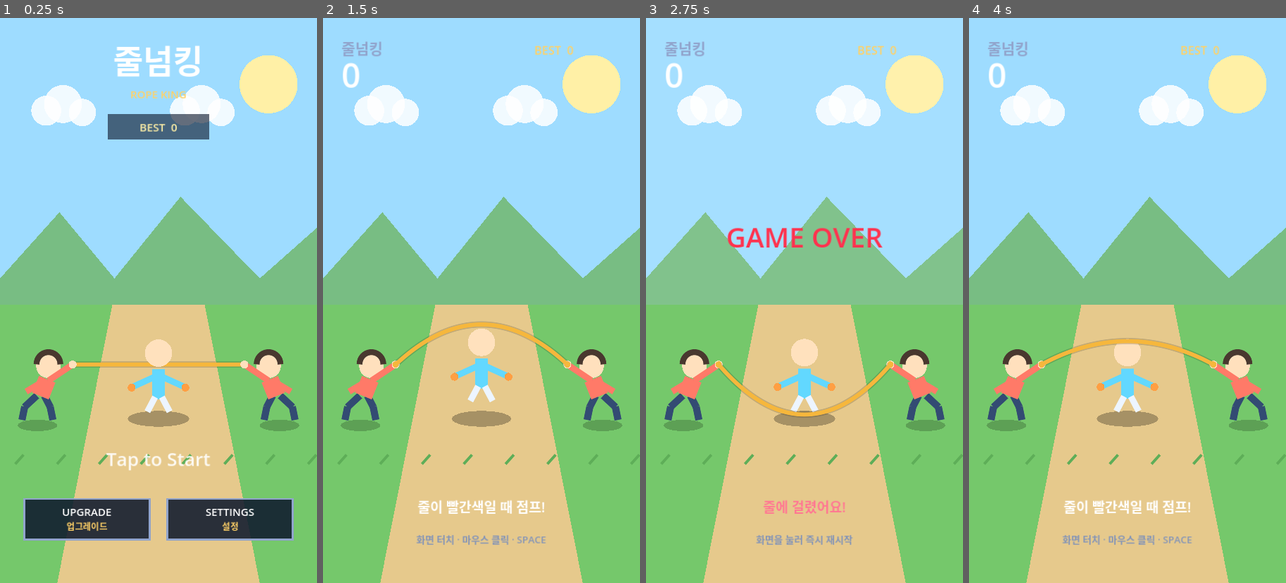
Above: before the commit, frames 1-4 (left to right).
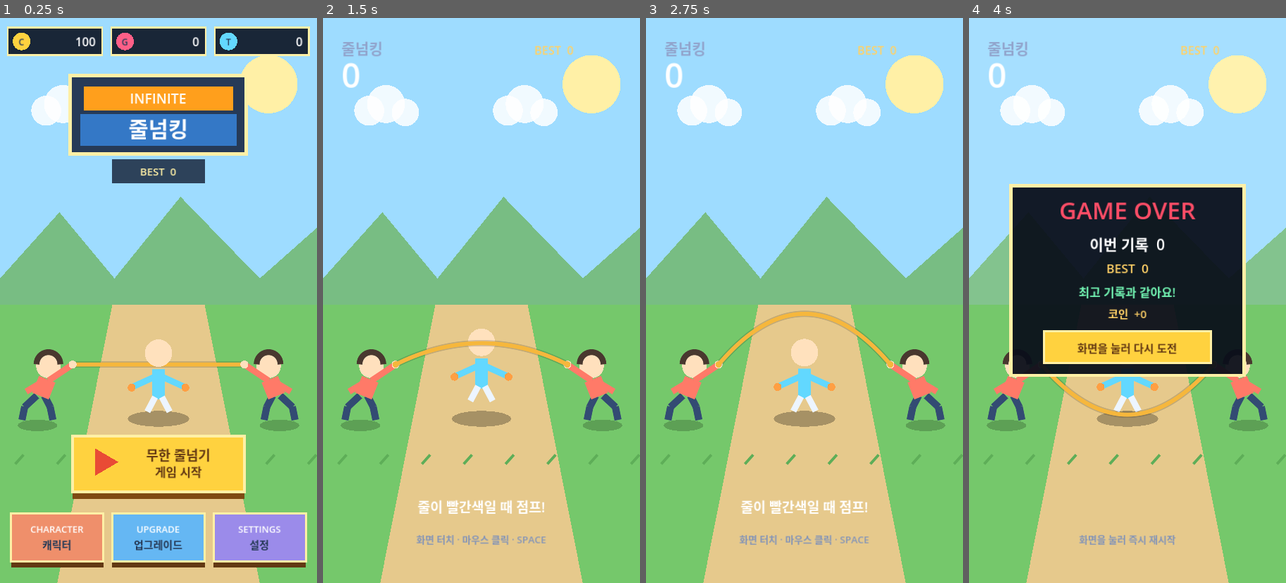
Above: after the commit, the same moments.

Repository: eunchan4490-star/Rope-King
Game: Godot game, scene res://main.tscn
The game is run twice, just before and just after one commit, with the same random seed, the same clock (stepped at 60 frames per second) and the same inputs.
Inputs (mouse positions are in pixels of both pictures, inside the frame that each line leads up to):
- Up to frame 1 (0.25 s): no input
- Up to frame 2 (1.5 s): tap Enter at 0.5 s; move the mouse to (551, 272) at 0.52 s; hold Space (jump) 0.53-1.28 s; click (551, 272) at 0.67 s; move the mouse to (418, 328) at 1.27 s; tap Space (jump) at 1.35 s; click (418, 328) at 1.42 s
- Up to frame 3 (2.75 s): tap Space (jump) at 1.52, 1.82 s; move the mouse to (836, 176) at 2.02 s; hold Space (jump) from 2.03 s (still down); click (836, 176) at 2.17 s
- Up to frame 4 (4 s): move the mouse to (1111, 413) at 2.77 s; release Space (jump) at 2.78 s; tap Space (jump) at 2.85, 3.02, 3.32 s; click (1111, 413) at 2.92 s; move the mouse to (1222, 385) at 3.52 s; hold Space (jump) from 3.53 s (still down); click (1222, 385) at 3.67 s

The runs differ from the first frame. In frame 1, 32% of the frame differs, in the area x 2-98%, y 1-98%; in frame 2, 1.2%; in frame 3, 3.2%; in frame 4, 27%.

Commit message:
feat: add progression feedback and persistent balance

Diff:
--- /dev/null
+++ b/resources/balance/default_balance.tres
@@ -0,0 +1,18 @@
+[gd_resource type="Resource" script_class="RopeGameBalance" load_steps=2 format=3]
+
+[ext_resource type="Script" path="res://scripts/game_balance.gd" id="1_balance"]
+
+[resource]
+script = ExtResource("1_balance")
+base_rope_speed = 2.85
+speed_gain_per_score = 0.11
+jump_cue_seconds = 0.34
+required_jump_height = 36.0
+challenge_start_score = 10
+offbeat_behind_multiplier = 0.58
+offbeat_front_multiplier = 1.18
+burst_far_multiplier = 0.72
+burst_near_multiplier = 1.48
+burst_extra_distance = 0.75
+wave_min_multiplier = 0.78
+wave_range = 0.42
--- /dev/null
+++ b/scripts/feedback_manager.gd
@@ -0,0 +1,55 @@
+class_name RopeFeedbackManager
+extends Node
+
+const SAMPLE_RATE := 22050
+
+var sound_enabled := true
+var vibration_enabled := true
+var _player: AudioStreamPlayer
+
+
+func _ready() -> void:
+	_player = AudioStreamPlayer.new()
+	_player.name = "FeedbackAudio"
+	add_child(_player)
+
+
+func play_success(combo: int) -> void:
+	if sound_enabled:
+		var pitch_step := mini(combo, 12) * 18.0
+		_play_tone(620.0 + pitch_step, 0.075, 0.28)
+	if vibration_enabled:
+		Input.vibrate_handheld(18, 0.35)
+
+
+func play_failure() -> void:
+	if sound_enabled:
+		_play_tone(145.0, 0.22, 0.38)
+	if vibration_enabled:
+		Input.vibrate_handheld(110, 0.85)
+
+
+func play_start() -> void:
+	if sound_enabled:
+		_play_tone(440.0, 0.065, 0.22)
+
+
+func _play_tone(frequency: float, duration: float, volume: float) -> void:
+	if _player == null:
+		return
+	var sample_count := maxi(1, int(SAMPLE_RATE * duration))
+	var pcm := PackedByteArray()
+	pcm.resize(sample_count * 2)
+	for i in range(sample_count):
+		var progress := float(i) / float(sample_count)
+		var envelope := minf(progress * 12.0, 1.0) * (1.0 - progress)
+		var wave := sin(TAU * frequency * float(i) / float(SAMPLE_RATE))
+		var sample := int(clampf(wave * envelope * volume, -1.0, 1.0) * 32767.0)
+		pcm.encode_s16(i * 2, sample)
+	var stream := AudioStreamWAV.new()
+	stream.format = AudioStreamWAV.FORMAT_16_BITS
+	stream.mix_rate = SAMPLE_RATE
+	stream.stereo = false
+	stream.data = pcm
+	_player.stream = stream
+	_player.play()
--- /dev/null
+++ b/scripts/game_balance.gd
@@ -0,0 +1,22 @@
+class_name RopeGameBalance
+extends Resource
+
+@export_group("Core Timing")
+@export var base_rope_speed := 2.85
+@export var speed_gain_per_score := 0.11
+@export var jump_cue_seconds := 0.34
+@export var required_jump_height := 36.0
+@export var challenge_start_score := 10
+
+@export_group("Pattern Multipliers")
+@export var offbeat_behind_multiplier := 0.58
+@export var offbeat_front_multiplier := 1.18
+@export var burst_far_multiplier := 0.72
+@export var burst_near_multiplier := 1.48
+@export var burst_extra_distance := 0.75
+@export var wave_min_multiplier := 0.78
+@export var wave_range := 0.42
+
+
+func speed_for_score(score: int) -> float:
+	return base_rope_speed + float(maxi(score, 0)) * speed_gain_per_score
--- a/scripts/main.gd
+++ b/scripts/main.gd
@@ -9,27 +9,25 @@
 const LEFT_HAND := Vector2(165.0, 785.0)
 const RIGHT_HAND := Vector2(555.0, 785.0)
 const ROPE_SWING_RADIUS := 115.0
-const BASE_ROPE_SPEED := 2.35
-const MAX_ROPE_SPEED := 4.8
-const SPEED_GAIN_PER_SCORE := 0.075
 const ROPE_CROSSING_ANGLE := 1.38
-const JUMP_CUE_SECONDS := 0.34
-const REQUIRED_JUMP_HEIGHT := 36.0
-const CHALLENGE_START_SCORE := 10
-const MAX_PATTERN_SPEED := 6.2
 const DEFAULT_PLAYER_SPRITE_PATH := "res://assets/player/player.png"
-const UPGRADE_BUTTON_RECT := Rect2(55.0, 1090.0, 285.0, 92.0)
-const SETTINGS_BUTTON_RECT := Rect2(380.0, 1090.0, 285.0, 92.0)
+const DEFAULT_BALANCE := preload("res://resources/balance/default_balance.tres")
+const START_BUTTON_RECT := Rect2(165.0, 955.0, 390.0, 135.0)
+const CHARACTER_BUTTON_RECT := Rect2(25.0, 1130.0, 210.0, 115.0)
+const UPGRADE_BUTTON_RECT := Rect2(255.0, 1130.0, 210.0, 115.0)
+const SETTINGS_BUTTON_RECT := Rect2(485.0, 1130.0, 210.0, 115.0)
 
 @export_group("Player Sprite")
 @export var player_sprite: Texture2D
 @export var player_sprite_max_size := Vector2(160.0, 190.0)
 @export var player_sprite_ground_offset := Vector2.ZERO
+@export_group("Game Balance")
+@export var balance: RopeGameBalance = DEFAULT_BALANCE
 
 var score := 0
 var best_score := 0
 var rope_angle := PI
-var rope_speed := BASE_ROPE_SPEED
+var rope_speed := 0.0
 var jump_height := 0.0
 var jump_velocity := 0.0
 var is_jumping := false
@@ -41,9 +39,25 @@
 var message := "화면을 눌러 시작"
 var message_color := Color.WHITE
 var menu_notice := ""
+var coins := 100
+var gems := 0
+var tickets := 0
+var run_start_best := 0
+var new_best_this_run := false
+var feedback: RopeFeedbackManager
+var save_manager: RopeSaveManager
+var run_coins_earned := 0
+var total_runs := 0
+var total_success := 0
 
 
 func _ready() -> void:
+	feedback = RopeFeedbackManager.new()
+	add_child(feedback)
+	save_manager = RopeSaveManager.new()
+	add_child(save_manager)
+	_load_saved_progress()
+	rope_speed = balance.base_rope_speed
 	if player_sprite == null and ResourceLoader.exists(DEFAULT_PLAYER_SPRITE_PATH):
 		player_sprite = load(DEFAULT_PLAYER_SPRITE_PATH) as Texture2D
 	get_viewport().size_changed.connect(queue_redraw)
@@ -80,6 +94,10 @@
 	if pressed:
 		if game_state == GameState.TITLE and pointer_position.x >= 0.0:
 			var design_position := _screen_to_design(pointer_position)
+			if CHARACTER_BUTTON_RECT.has_point(design_position):
+				menu_notice = "캐릭터 메뉴 준비 중"
+				get_viewport().set_input_as_handled()
+				return
 			if UPGRADE_BUTTON_RECT.has_point(design_position):
 				menu_notice = "업그레이드 메뉴 준비 중"
 				get_viewport().set_input_as_handled()
@@ -113,27 +131,39 @@
 
 func _resolve_rope_crossing() -> void:
 	# Success is decided when the visible rope actually reaches the player's feet.
-	if jump_started_in_cue and is_jumping and jump_height <= -REQUIRED_JUMP_HEIGHT:
+	if jump_started_in_cue and is_jumping and jump_height <= -balance.required_jump_height:
 		score += 1
-		best_score = maxi(best_score, score)
-		rope_speed = minf(BASE_ROPE_SPEED + score * SPEED_GAIN_PER_SCORE, MAX_ROPE_SPEED)
+		if score > best_score:
+			best_score = score
+			new_best_this_run = true
+		rope_speed = balance.speed_for_score(score)
+		total_success += 1
 		_update_challenge_pattern()
 		message = "좋아요!  +1"
 		message_color = Color("73f7b4")
 		flash_time = 0.22
 		jump_started_in_cue = false
+		feedback.play_success(score)
 	else:
 		game_state = GameState.GAME_OVER
 		accepting_input = true
 		message = "줄에 걸렸어요!"
 		message_color = Color("ff7892")
 		flash_time = 0.5
+		run_coins_earned = score + (5 if new_best_this_run else 0)
+		coins += run_coins_earned
+		total_runs += 1
+		_save_progress()
+		feedback.play_failure()
 
 
 func _start_game() -> void:
+	run_start_best = best_score
+	new_best_this_run = false
+	run_coins_earned = 0
 	score = 0
 	rope_angle = PI
-	rope_speed = BASE_ROPE_SPEED
+	rope_speed = balance.base_rope_speed
 	jump_height = 0.0
 	jump_velocity = 0.0
 	is_jumping = false
@@ -144,6 +174,39 @@
 	menu_notice = ""
 	message = "줄이 빨간색일 때 점프!"
 	message_color = Color.WHITE
+	feedback.play_start()
+
+
+func _load_saved_progress() -> void:
+	var data := save_manager.load_game()
+	best_score = int(data.best_score)
+	coins = int(data.coins)
+	gems = int(data.gems)
+	tickets = int(data.tickets)
+	total_runs = int(data.stats.total_runs)
+	total_success = int(data.stats.total_success)
+	feedback.sound_enabled = bool(data.settings.sound)
+	feedback.vibration_enabled = bool(data.settings.vibration)
+
+
+func _save_progress() -> void:
+	save_manager.save_game({
+		"save_version": RopeSaveManager.SAVE_VERSION,
+		"best_score": best_score,
+		"coins": coins,
+		"gems": gems,
+		"tickets": tickets,
+		"selected_character": "default",
+		"owned_characters": ["default"],
+		"settings": {
+			"sound": feedback.sound_enabled,
+			"vibration": feedback.vibration_enabled,
+		},
+		"stats": {
+			"total_runs": total_runs,
+			"total_success": total_success,
+		},
+	})
 
 
 func _draw() -> void:
@@ -217,7 +280,7 @@
 	if game_state != GameState.PLAYING or rope_speed <= 0.0 or _rope_is_behind():
 		return false
 	var seconds_until_crossing := fposmod(ROPE_CROSSING_ANGLE - rope_angle, TAU) / rope_speed
-	return seconds_until_crossing <= JUMP_CUE_SECONDS
+	return seconds_until_crossing <= balance.jump_cue_seconds
 
 
 func _effective_rope_speed() -> float:
@@ -228,21 +291,21 @@
 	var speed_multiplier := 1.0
 	match challenge_pattern:
 		1: # Off-beat: linger behind the player, then catch up in front.
-			speed_multiplier = 0.58 if _rope_is_behind() else 1.18
+			speed_multiplier = balance.offbeat_behind_multiplier if _rope_is_behind() else balance.offbeat_front_multiplier
 		2: # Burst: a slow wind-up followed by a sudden approach.
 			var distance_to_crossing := fposmod(ROPE_CROSSING_ANGLE - rope_angle, TAU)
-			var burst_start_distance := rope_speed * JUMP_CUE_SECONDS + 0.75
-			speed_multiplier = 1.48 if distance_to_crossing < burst_start_distance else 0.72
+			var burst_start_distance := rope_speed * balance.jump_cue_seconds + balance.burst_extra_distance
+			speed_multiplier = balance.burst_near_multiplier if distance_to_crossing < burst_start_distance else balance.burst_far_multiplier
 		3: # Wave: repeatedly changes tempo during one turn.
-			speed_multiplier = 0.78 + 0.42 * (0.5 + 0.5 * sin(rope_angle * 3.0))
-	return minf(rope_speed * speed_multiplier, MAX_PATTERN_SPEED)
+			speed_multiplier = balance.wave_min_multiplier + balance.wave_range * (0.5 + 0.5 * sin(rope_angle * 3.0))
+	return rope_speed * speed_multiplier
 
 
 func _update_challenge_pattern() -> void:
-	if score < CHALLENGE_START_SCORE:
+	if score < balance.challenge_start_score:
 		challenge_pattern = 0
 	else:
-		challenge_pattern = 1 + posmod(score - CHALLENGE_START_SCORE, 3)
+		challenge_pattern = 1 + posmod(score - balance.challenge_start_score, 3)
 
 
 func _angle_crossed(previous_angle: float, current_angle: float, target_angle: float) -> bool:
@@ -325,30 +388,87 @@
 	draw_string(font, Vector2(42, 82), "줄넘킹", HORIZONTAL_ALIGNMENT_LEFT, -1, 34, Color("91a4cc"))
 	draw_string(font, Vector2(42, 158), str(score), HORIZONTAL_ALIGNMENT_LEFT, -1, 76, Color.WHITE)
 	draw_string(font, Vector2(480, 83), "BEST  %d" % best_score, HORIZONTAL_ALIGNMENT_LEFT, -1, 26, Color("ffd166"))
-	draw_string(font, Vector2(0, 1120), message, HORIZONTAL_ALIGNMENT_CENTER, DESIGN_SIZE.x, 31, message_color)
+	if game_state != GameState.GAME_OVER:
+		draw_string(font, Vector2(0, 1120), message, HORIZONTAL_ALIGNMENT_CENTER, DESIGN_SIZE.x, 31, message_color)
 	var control_text := "화면 터치 · 마우스 클릭 · SPACE"
 	if game_state == GameState.GAME_OVER:
 		control_text = "화면을 눌러 즉시 재시작"
 	draw_string(font, Vector2(0, 1190), control_text, HORIZONTAL_ALIGNMENT_CENTER, DESIGN_SIZE.x, 22, Color("8293b7"))
 	if game_state == GameState.GAME_OVER:
-		draw_string(font, Vector2(0, 520), "GAME OVER", HORIZONTAL_ALIGNMENT_CENTER, DESIGN_SIZE.x, 62, Color("ff334f"))
+		_draw_game_over_panel(font)
+
+
+func _draw_game_over_panel(font: Font) -> void:
+	var panel := Rect2(95.0, 380.0, 530.0, 430.0)
+	draw_rect(panel, Color(0.035, 0.055, 0.10, 0.94), true)
+	draw_rect(panel, Color("fff0a6"), false, 7.0)
+	draw_string(font, Vector2(panel.position.x, panel.position.y + 76.0), "GAME OVER", HORIZONTAL_ALIGNMENT_CENTER, panel.size.x, 54, Color("ff4d67"))
+	draw_string(font, Vector2(panel.position.x, panel.position.y + 146.0), "이번 기록  %d" % score, HORIZONTAL_ALIGNMENT_CENTER, panel.size.x, 34, Color.WHITE)
+	draw_string(font, Vector2(panel.position.x, panel.position.y + 198.0), "BEST  %d" % best_score, HORIZONTAL_ALIGNMENT_CENTER, panel.size.x, 28, Color("ffd166"))
+	var record_message := ""
+	if new_best_this_run:
+		record_message = "새 최고 기록!"
+	elif score == run_start_best:
+		record_message = "최고 기록과 같아요!"
+	else:
+		record_message = "최고 기록까지 %d회" % maxi(1, run_start_best - score)
+	draw_string(font, Vector2(panel.position.x, panel.position.y + 252.0), record_message, HORIZONTAL_ALIGNMENT_CENTER, panel.size.x, 27, Color("73f7b4"))
+	draw_string(font, Vector2(panel.position.x, panel.position.y + 300.0), "코인  +%d" % run_coins_earned, HORIZONTAL_ALIGNMENT_CENTER, panel.size.x, 25, Color("ffd166"))
+	var retry_rect := Rect2(panel.position + Vector2(75.0, 330.0), Vector2(380.0, 72.0))
+	draw_rect(retry_rect, Color("ffd23f"), true)
+	draw_rect(retry_rect, Color("fff0a6"), false, 5.0)
+	draw_string(font, Vector2(retry_rect.position.x, retry_rect.position.y + 48.0), "화면을 눌러 다시 도전", HORIZONTAL_ALIGNMENT_CENTER, retry_rect.size.x, 25, Color("633913"))
 
 
 func _draw_main_menu(font: Font) -> void:
-	draw_string(font, Vector2(0, 125), "줄넘킹", HORIZONTAL_ALIGNMENT_CENTER, DESIGN_SIZE.x, 74, Color.WHITE)
-	draw_string(font, Vector2(0, 182), "ROPE KING", HORIZONTAL_ALIGNMENT_CENTER, DESIGN_SIZE.x, 24, Color("ffd166"))
-	draw_rect(Rect2(245.0, 218.0, 230.0, 58.0), Color(0.05, 0.09, 0.17, 0.62), true)
-	draw_string(font, Vector2(245.0, 257.0), "BEST  %d" % best_score, HORIZONTAL_ALIGNMENT_CENTER, 230.0, 25, Color("fff0a6"))
-	var pulse_alpha := 0.72 + 0.28 * sin(Time.get_ticks_msec() * 0.006)
-	draw_string(font, Vector2(0, 1015), "Tap to Start", HORIZONTAL_ALIGNMENT_CENTER, DESIGN_SIZE.x, 42, Color(1.0, 1.0, 1.0, pulse_alpha))
-	_draw_menu_button(font, UPGRADE_BUTTON_RECT, "UPGRADE", "업그레이드")
-	_draw_menu_button(font, SETTINGS_BUTTON_RECT, "SETTINGS", "설정")
+	# Arcade-style resource bar.
+	_draw_resource_counter(font, Rect2(18.0, 22.0, 214.0, 62.0), "C", Color("ffd23f"), coins)
+	_draw_resource_counter(font, Rect2(253.0, 22.0, 214.0, 62.0), "G", Color("ff5f87"), gems)
+	_draw_resource_counter(font, Rect2(488.0, 22.0, 214.0, 62.0), "T", Color("63d8ff"), tickets)
+
+	# Layered title plaque inspired by a chunky pixel arcade menu.
+	draw_rect(Rect2(160.0, 130.0, 400.0, 178.0), Color("263a57"), true)
+	draw_rect(Rect2(160.0, 130.0, 400.0, 178.0), Color("fff0a6"), false, 8.0)
+	draw_rect(Rect2(190.0, 155.0, 340.0, 55.0), Color("ff9f1c"), true)
+	draw_string(font, Vector2(190.0, 194.0), "INFINITE", HORIZONTAL_ALIGNMENT_CENTER, 340.0, 31, Color.WHITE)
+	draw_rect(Rect2(182.0, 218.0, 356.0, 72.0), Color("3478c6"), true)
+	draw_string(font, Vector2(182.0, 270.0), "줄넘킹", HORIZONTAL_ALIGNMENT_CENTER, 356.0, 49, Color.WHITE)
+	draw_rect(Rect2(255.0, 320.0, 210.0, 54.0), Color(0.05, 0.09, 0.17, 0.78), true)
+	draw_string(font, Vector2(255.0, 357.0), "BEST  %d" % best_score, HORIZONTAL_ALIGNMENT_CENTER, 210.0, 24, Color("fff0a6"))
+
+	# Large primary start button; tapping any non-menu background also starts.
+	draw_rect(START_BUTTON_RECT, Color("7f4b13"), true)
+	var start_face := Rect2(START_BUTTON_RECT.position + Vector2(0.0, -8.0), START_BUTTON_RECT.size - Vector2(0.0, 8.0))
+	draw_rect(start_face, Color("ffd23f"), true)
+	draw_rect(start_face, Color("fff0a6"), false, 7.0)
+	var triangle_center := Vector2(start_face.position.x + 73.0, start_face.position.y + 59.0)
+	draw_colored_polygon(PackedVector2Array([
+		triangle_center + Vector2(-22.0, -31.0),
+		triangle_center + Vector2(-22.0, 31.0),
+		triangle_center + Vector2(31.0, 0.0)
+	]), Color("e94b35"))
+	draw_string(font, Vector2(start_face.position.x + 118.0, start_face.position.y + 55.0), "무한 줄넘기", HORIZONTAL_ALIGNMENT_CENTER, 245.0, 30, Color("633913"))
+	draw_string(font, Vector2(start_face.position.x + 118.0, start_face.position.y + 92.0), "게임 시작", HORIZONTAL_ALIGNMENT_CENTER, 245.0, 27, Color("633913"))
+
+	_draw_menu_button(font, CHARACTER_BUTTON_RECT, "CHARACTER", "캐릭터", Color("ef8f6b"))
+	_draw_menu_button(font, UPGRADE_BUTTON_RECT, "UPGRADE", "업그레이드", Color("65b7f3"))
+	_draw_menu_button(font, SETTINGS_BUTTON_RECT, "SETTINGS", "설정", Color("9b8bea"))
 	if not menu_notice.is_empty():
-		draw_string(font, Vector2(0, 1065), menu_notice, HORIZONTAL_ALIGNMENT_CENTER, DESIGN_SIZE.x, 22, Color("ffd166"))
-
-
-func _draw_menu_button(font: Font, rect: Rect2, title: String, subtitle: String) -> void:
-	draw_rect(rect, Color(0.06, 0.10, 0.18, 0.88), true)
-	draw_rect(rect, Color("91a4cc"), false, 4.0)
-	draw_string(font, Vector2(rect.position.x, rect.position.y + 38.0), title, HORIZONTAL_ALIGNMENT_CENTER, rect.size.x, 24, Color.WHITE)
-	draw_string(font, Vector2(rect.position.x, rect.position.y + 70.0), subtitle, HORIZONTAL_ALIGNMENT_CENTER, rect.size.x, 20, Color("ffd166"))
+		draw_string(font, Vector2(0, 925), menu_notice, HORIZONTAL_ALIGNMENT_CENTER, DESIGN_SIZE.x, 22, Color("ffd166"))
+
+
+func _draw_resource_counter(font: Font, rect: Rect2, icon: String, icon_color: Color, amount: int) -> void:
+	draw_rect(rect, Color(0.04, 0.07, 0.13, 0.9), true)
+	draw_rect(rect, Color("fff0a6"), false, 4.0)
+	draw_circle(rect.position + Vector2(31.0, 31.0), 20.0, icon_color)
+	draw_string(font, Vector2(rect.position.x + 12.0, rect.position.y + 40.0), icon, HORIZONTAL_ALIGNMENT_CENTER, 38.0, 20, Color("263a57"))
+	draw_string(font, Vector2(rect.position.x + 64.0, rect.position.y + 42.0), str(amount), HORIZONTAL_ALIGNMENT_RIGHT, rect.size.x - 78.0, 27, Color.WHITE)
+
+
+func _draw_menu_button(font: Font, rect: Rect2, title: String, subtitle: String, face_color: Color) -> void:
+	draw_rect(rect, Color("633913"), true)
+	var face := Rect2(rect.position + Vector2(0.0, -7.0), rect.size - Vector2(0.0, 7.0))
+	draw_rect(face, face_color, true)
+	draw_rect(face, Color("fff0a6"), false, 5.0)
+	draw_string(font, Vector2(face.position.x, face.position.y + 43.0), title, HORIZONTAL_ALIGNMENT_CENTER, face.size.x, 21, Color.WHITE)
+	draw_string(font, Vector2(face.position.x, face.position.y + 80.0), subtitle, HORIZONTAL_ALIGNMENT_CENTER, face.size.x, 24, Color("263a57"))
--- /dev/null
+++ b/scripts/save_manager.gd
@@ -0,0 +1,80 @@
+class_name RopeSaveManager
+extends Node
+
+const SAVE_VERSION := 1
+const DEFAULT_SAVE_PATH := "user://rope_king_save.json"
+
+var save_path := DEFAULT_SAVE_PATH
+
+
+func _init(custom_save_path: String = DEFAULT_SAVE_PATH) -> void:
+	save_path = custom_save_path
+
+
+func load_game() -> Dictionary:
+	var defaults := default_data()
+	if not FileAccess.file_exists(save_path):
+		return defaults
+	var file := FileAccess.open(save_path, FileAccess.READ)
+	if file == null:
+		return defaults
+	var parsed = JSON.parse_string(file.get_as_text())
+	if not parsed is Dictionary:
+		return defaults
+	return _sanitize(parsed as Dictionary, defaults)
+
+
+func save_game(data: Dictionary) -> bool:
+	var clean_data := _sanitize(data, default_data())
+	var file := FileAccess.open(save_path, FileAccess.WRITE)
+	if file == null:
+		push_warning("Could not open Rope-King save file: %s" % save_path)
+		return false
+	file.store_string(JSON.stringify(clean_data, "\t"))
+	return true
+
+
+func default_data() -> Dictionary:
+	return {
+		"save_version": SAVE_VERSION,
+		"best_score": 0,
+		"coins": 100,
+		"gems": 0,
+		"tickets": 0,
+		"selected_character": "default",
+		"owned_characters": ["default"],
+		"settings": {
+			"sound": true,
+			"vibration": true,
+		},
+		"stats": {
+			"total_runs": 0,
+			"total_success": 0,
+		},
+	}
+
+
+func _sanitize(source: Dictionary, defaults: Dictionary) -> Dictionary:
+	var settings_source: Dictionary = source.get("settings", {}) if source.get("settings", {}) is Dictionary else {}
+	var stats_source: Dictionary = source.get("stats", {}) if source.get("stats", {}) is Dictionary else {}
+	var owned_source = source.get("owned_characters", defaults.owned_characters)
+	var owned: Array = owned_source if owned_source is Array else defaults.owned_characters
+	if owned.is_empty():
+		owned = ["default"]
+	return {
+		"save_version": SAVE_VERSION,
+		"best_score": maxi(0, int(source.get("best_score", defaults.best_score))),
+		"coins": maxi(0, int(source.get("coins", defaults.coins))),
+		"gems": maxi(0, int(source.get("gems", defaults.gems))),
+		"tickets": maxi(0, int(source.get("tickets", defaults.tickets))),
+		"selected_character": str(source.get("selected_character", defaults.selected_character)),
+		"owned_characters": owned,
+		"settings": {
+			"sound": bool(settings_source.get("sound", defaults.settings.sound)),
+			"vibration": bool(settings_source.get("vibration", defaults.settings.vibration)),
+		},
+		"stats": {
+			"total_runs": maxi(0, int(stats_source.get("total_runs", defaults.stats.total_runs))),
+			"total_success": maxi(0, int(stats_source.get("total_success", defaults.stats.total_success))),
+		},
+	}
--- /dev/null
+++ b/tests/rope_logic_test.gd
@@ -0,0 +1,84 @@
+extends SceneTree
+
+const MAIN_SCENE := preload("res://main.tscn")
+const BALANCE := preload("res://resources/balance/default_balance.tres")
+const TARGET_ANGLE := 1.38
+
+var failures: Array[String] = []
+
+
+func _init() -> void:
+	var game := MAIN_SCENE.instantiate()
+	root.add_child(game)
+	_test_speed_curve(game)
+	_test_high_speed_crossings(game)
+	_test_red_cue_matches_timing(game)
+	_test_save_round_trip()
+	game.free()
+	if failures.is_empty():
+		print("ROPE LOGIC TESTS PASSED")
+		quit(0)
+	else:
+		for failure in failures:
+			push_error(failure)
+		quit(1)
+
+
+func _test_speed_curve(game: Node) -> void:
+	for score in [0, 10, 20, 40, 100]:
+		var expected := BALANCE.speed_for_score(score)
+		game.score = score
+		game.rope_speed = expected
+		_expect(is_equal_approx(game.rope_speed, expected), "speed curve failed at score %d" % score)
+
+
+func _test_high_speed_crossings(game: Node) -> void:
+	for fps in [30, 60, 120]:
+		for score in [0, 10, 20, 40, 100]:
+			var speed: float = BALANCE.speed_for_score(score)
+			var delta := 1.0 / float(fps)
+			_expect(speed * delta < TAU, "one frame skipped a full rotation at score %d / %d fps" % [score, fps])
+			var previous := PI
+			var crossed_count := 0
+			for frame in range(fps * 12):
+				var current := fposmod(previous + speed * delta, TAU)
+				if game._angle_crossed(previous, current, TARGET_ANGLE):
+					crossed_count += 1
+				previous = current
+			var expected_minimum := int(floor(speed * 12.0 / TAU)) - 1
+			_expect(crossed_count >= expected_minimum, "crossing detection missed turns at score %d / %d fps" % [score, fps])
+
+
+func _test_red_cue_matches_timing(game: Node) -> void:
+	game.game_state = 1
+	for score in [0, 10, 40, 100]:
+		game.rope_speed = BALANCE.speed_for_score(score)
+		for sample in range(360):
+			game.rope_angle = TAU * float(sample) / 360.0
+			var behind: bool = game._rope_is_behind()
+			var seconds_until: float = fposmod(TARGET_ANGLE - float(game.rope_angle), TAU) / float(game.rope_speed)
+			var expected: bool = not behind and seconds_until <= BALANCE.jump_cue_seconds
+			_expect(game._is_jump_cue() == expected, "red cue mismatch at score %d, sample %d" % [score, sample])
+
+
+func _test_save_round_trip() -> void:
+	var test_path := "user://rope_king_automated_test.json"
+	if FileAccess.file_exists(test_path):
+		DirAccess.remove_absolute(ProjectSettings.globalize_path(test_path))
+	var manager := RopeSaveManager.new(test_path)
+	var test_data := manager.default_data()
+	test_data.best_score = 42
+	test_data.coins = 321
+	test_data.settings.sound = false
+	_expect(manager.save_game(test_data), "save manager failed to write")
+	var loaded := manager.load_game()
+	_expect(int(loaded.best_score) == 42, "best score did not survive save round trip")
+	_expect(int(loaded.coins) == 321, "coins did not survive save round trip")
+	_expect(not bool(loaded.settings.sound), "settings did not survive save round trip")
+	DirAccess.remove_absolute(ProjectSettings.globalize_path(test_path))
+	manager.free()
+
+
+func _expect(condition: bool, message: String) -> void:
+	if not condition:
+		failures.append(message)
Not shown, added: scripts/feedback_manager.gd.uid
Not shown, added: scripts/game_balance.gd.uid
Not shown, added: scripts/save_manager.gd.uid
Not shown, added: tests/rope_logic_test.gd.uid
Not shown, changed: README.md
